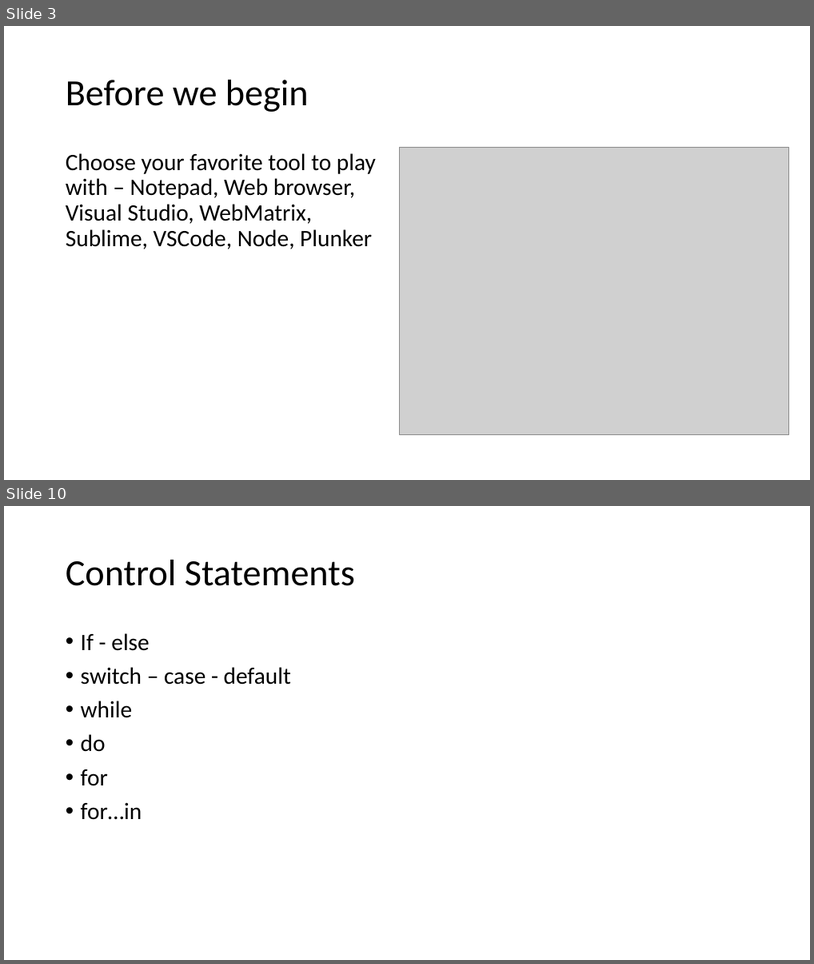
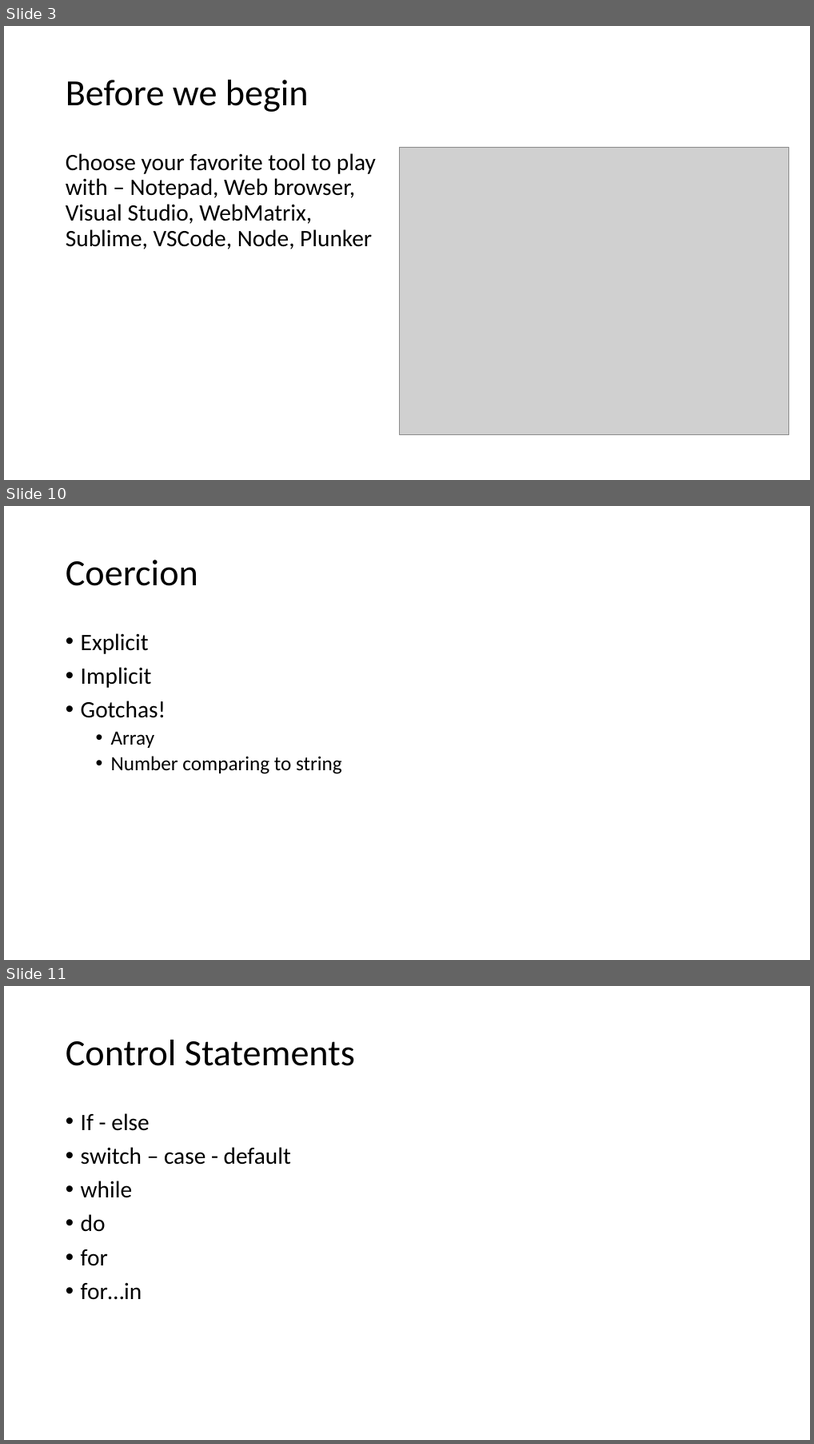
Before and after one commit to prasadhonrao/Training, a slide deck: Presentations/JavaScript - Language Features.pptx. Shown one above the other, each under a label of ours: slides 3 and 10 before the commit, slides 3, 10 and 11 after it; the slides between them are not shown. The pictures are 814x964 and 814x1444 pixels, drawn with LibreOffice and Linux fonts; fonts in the diff are those of the drawing; grey boxes stand for pictures. Boxes give left, top, right and bottom in pixels: in the first picture for what was removed or moved away, otherwise in the second. Text is boxed around its words. In the diff, an @@ line names an element or a change of style, - is before the commit and + after.

```diff
--- a/Presentations/JavaScript - Language Features.pptx
+++ b/Presentations/JavaScript - Language Features.pptx
@@ slide 10 added at (4, 506, 810, 960), background #FFFFFF @@
@@ title added at (66, 560, 198, 586), 44 pt, text #000000 @@
+Coercion
@@ text added at (81, 633, 342, 774), 24 pt, text #000000 @@
+• Explicit
+• Implicit
+• Gotchas!
+  • Array
+  • Number comparing to string
@@ what was slide 10 is now slide 11 @@
```
Also in this commit, not shown: 8 slides changed, 3 other slides added, 1 other file.
